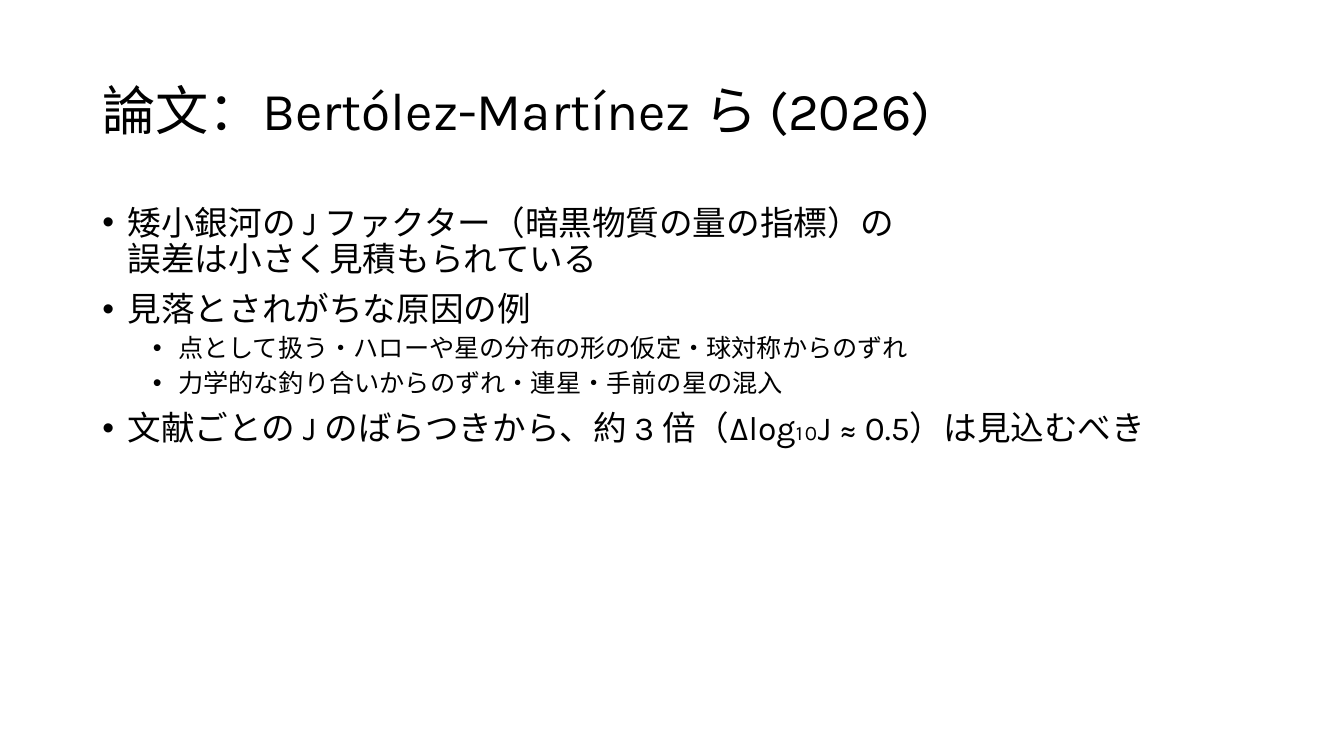
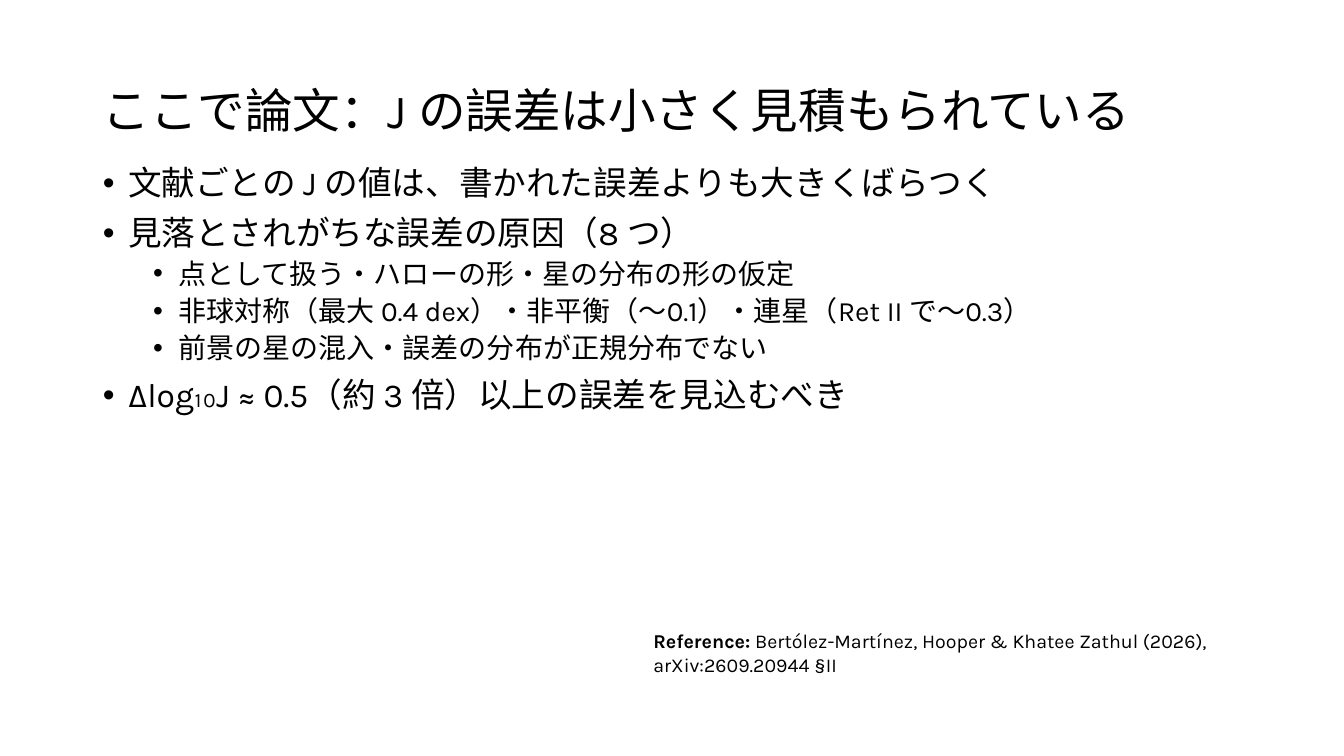
Before and after one commit to Mikann20041029/darkmatter-slides, a slide deck: slide 21 of slides/2026-10-02_研究進捗報告.pptx (slide 12 before the commit). Drawn at 1344x756 pixels with LibreOffice and Linux fonts; fonts in the diff are those of the drawing. Boxes give left, top, right and bottom in pixels: in the first picture for what was removed or moved away, otherwise in the second. Text is boxed around its words. In the diff, an @@ line names an element or a change of style, - is before the commit and + after.

```diff
--- a/slides/2026-10-02_研究進捗報告.pptx
+++ b/slides/2026-10-02_研究進捗報告.pptx
@@ title at (102, 87, 1130, 132): text changed; size 38 to 34 pt @@
-論文：Bertólez-Martínez ら (2026)
+ここで論文：J の誤差は小さく見積もられている
@@ text at (128, 166, 1031, 416): text changed; size 24 to 20 pt @@
-• 矮小銀河の J ファクター（暗黒物質の量の指標）の
-  誤差は小さく見積もられている
-• 見落とされがちな原因の例
-  • 点として扱う・ハローや星の分布の形の仮定・球対称からのずれ
-  • 力学的な釣り合いからのずれ・連星・手前の星の混入
-• 文献ごとの J のばらつきから、約 3 倍（Δlog₁₀J ≈ 0.5）は見込むべき
+• 文献ごとの J の値は、書かれた誤差よりも大きくばらつく
+• 見落とされがちな誤差の原因（8 つ）
+  • 点として扱う・ハローの形・星の分布の形の仮定
+  • 非球対称（最大 0.4 dex）・非平衡（〜0.1）・連星（Ret II で〜0.3）
+  • 前景の星の混入・誤差の分布が正規分布でない
+• Δlog₁₀J ≈ 0.5（約 3 倍）以上の誤差を見込むべき
@@ text added at (653, 633, 1207, 673), 14 pt, text #000000 @@
+Reference: Bertólez-Martínez, Hooper & Khatee Zathul (2026), arXiv:2609.20944 §II
```
Also in this commit, not shown: 10 other slides changed, 24 slides added, 7 slides removed, 4 other files.
